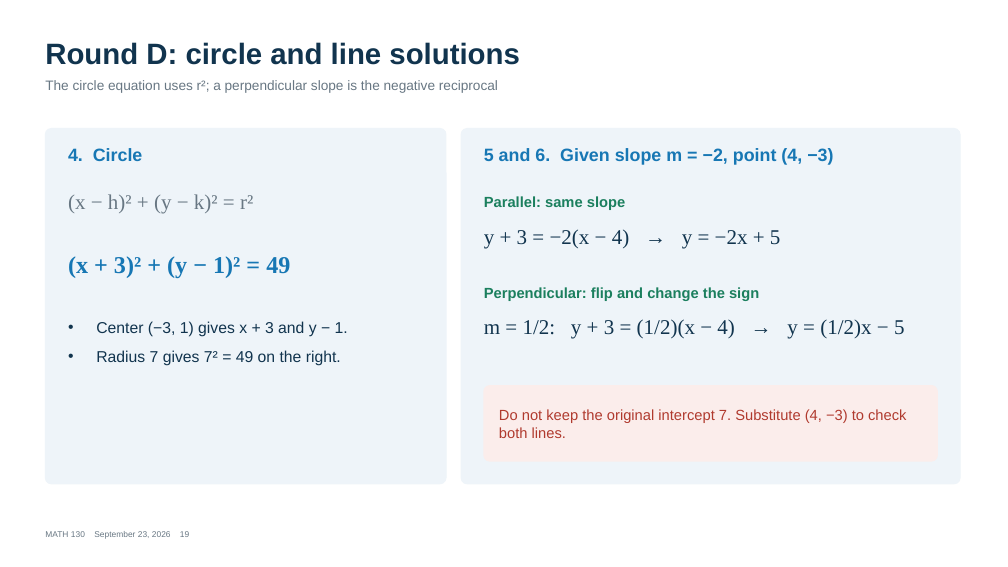
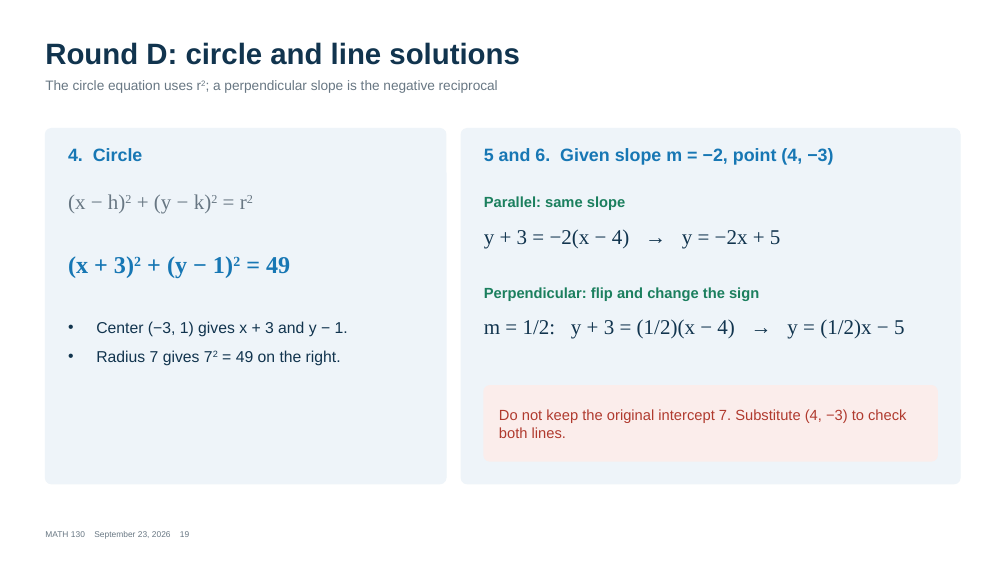
Before and after one commit to andrewhvolk/andrewhvolk.github.io, a slide deck: slide 19 of slides/Math130Test1Review_2026-09-23.pptx. Drawn at 1008x567 pixels with LibreOffice and Linux fonts; fonts in the diff are those of the drawing. Boxes give left, top, right and bottom in pixels: in the first picture for what was removed or moved away, otherwise in the second. Text is boxed around its words. In the diff, an @@ line names an element or a change of style, - is before the commit and + after.

```diff
--- a/slides/Math130Test1Review_2026-09-23.pptx
+++ b/slides/Math130Test1Review_2026-09-23.pptx
@@ text at [45,80,498,93]: text changed @@
-The circle equation uses r²; a perpendicular slope is the negative reciprocal
+The circle equation uses r2; a perpendicular slope is the negative reciprocal
@@ text at [68,194,217,214]: text changed @@
-(x − h)² + (y − k)² = r²
+(x − h)2 + (y − k)2 = r2
@@ text at [96,350,341,366]: text changed @@
-• Radius 7 gives 7² = 49 on the right.
+• Radius 7 gives 72 = 49 on the right.
```
Also in this commit, not shown: 13 other slides changed, 2 other files.
